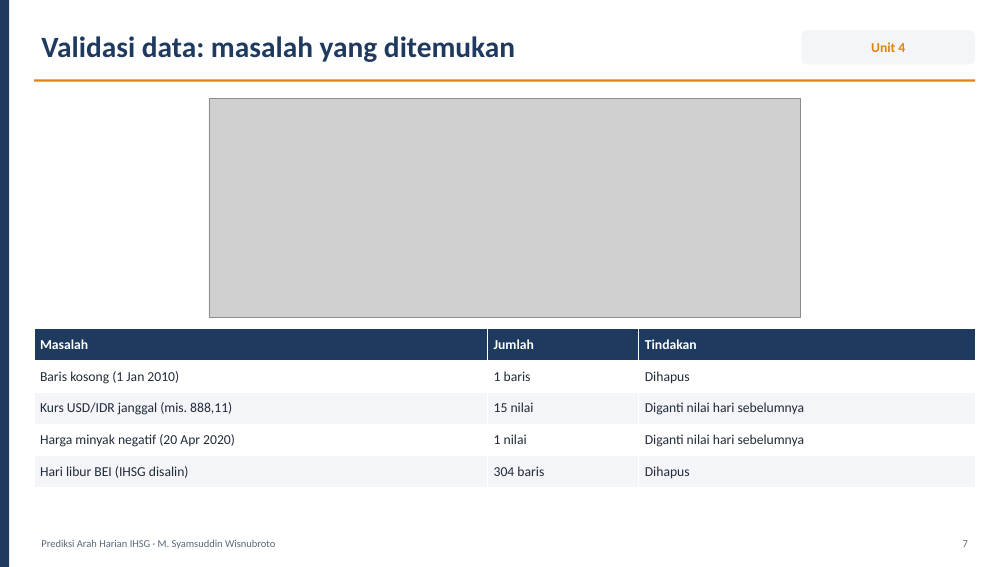
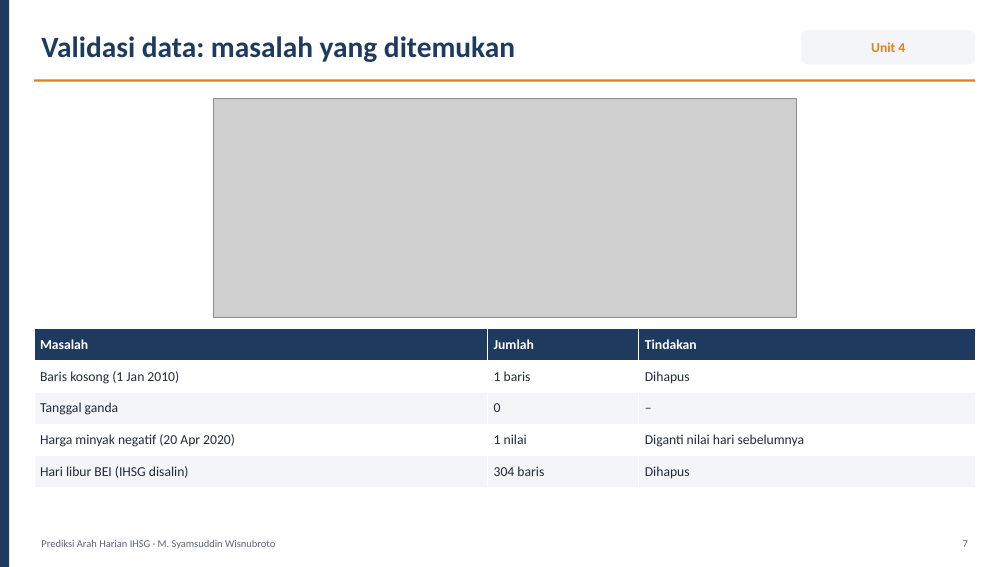
Before and after one commit to syamsuddinexcellent/portfolio-ilmuwan-data, a slide deck: slide 7 of presentation/Presentasi_Ilmuwan_Data_Syamsuddin_Wisnubroto.pptx. Drawn at 1008x567 pixels with LibreOffice and Linux fonts; fonts in the diff are those of the drawing; grey boxes stand for pictures. Boxes give left, top, right and bottom in pixels: in the first picture for what was removed or moved away, otherwise in the second. Text is boxed around its words. In the diff, an @@ line names an element or a change of style, - is before the commit and + after.

```diff
--- a/presentation/Presentasi_Ilmuwan_Data_Syamsuddin_Wisnubroto.pptx
+++ b/presentation/Presentasi_Ilmuwan_Data_Syamsuddin_Wisnubroto.pptx
@@ picture: place and size @@
-picture at bbox=[209, 98, 800, 318]
+picture at bbox=[213, 98, 796, 318]
@@ table at bbox=[34, 329, 975, 488] @@
-row 3: Kurs USD/IDR janggal (mis. 888,11) | 15 nilai | Diganti nilai hari sebelumnya
+row 3: Tanggal ganda | 0 | –
```
Also in this commit, not shown: 8 other slides changed, 36 other files.
